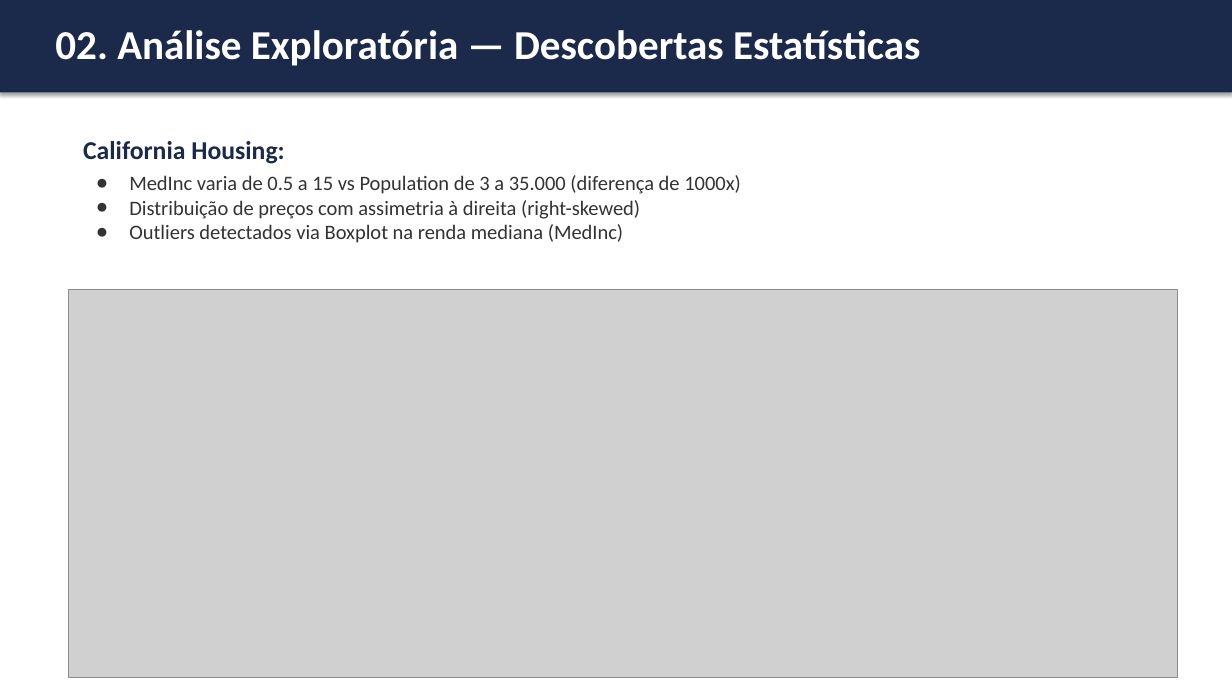
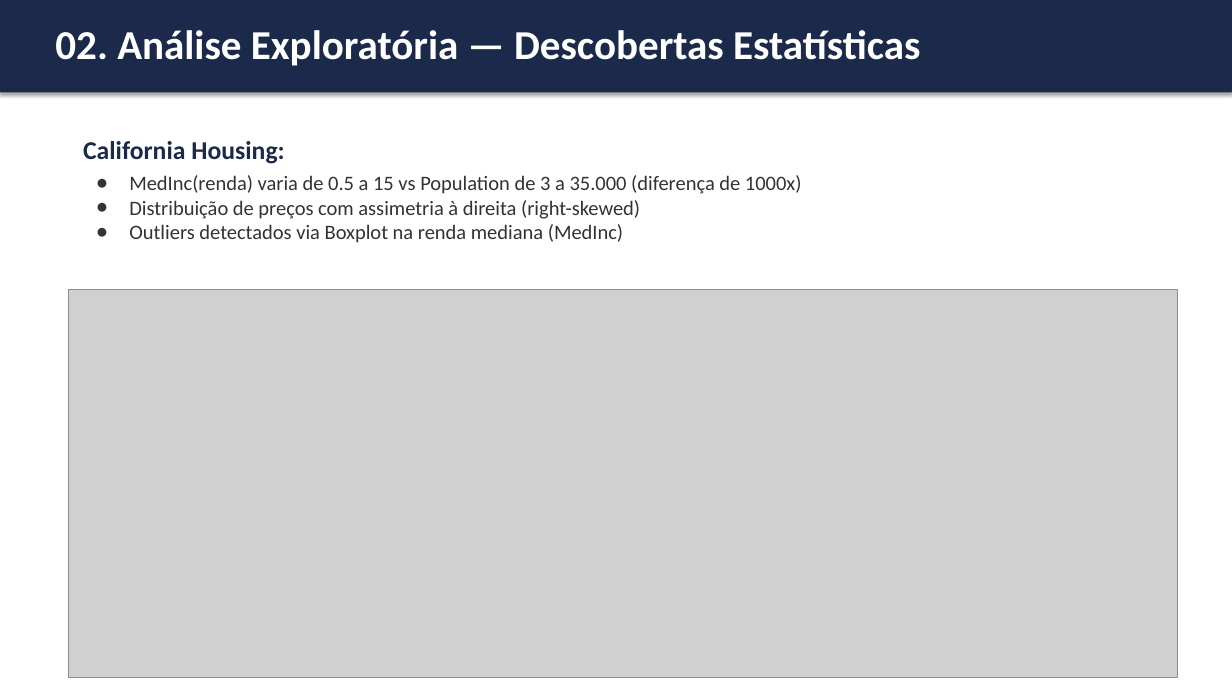
Before and after one commit to Jacsonrn/ufrn-dca3606-ml-comparative-analysis, a slide deck: slide 6 of Apresentacao_Projeto_ML.pptx. Drawn at 1232x693 pixels with LibreOffice and Linux fonts; fonts in the diff are those of the drawing; grey boxes stand for pictures. Boxes give left, top, right and bottom in pixels: in the first picture for what was removed or moved away, otherwise in the second. Text is boxed around its words. In the diff, an @@ line names an element or a change of style, - is before the commit and + after.

```diff
--- a/Apresentacao_Projeto_ML.pptx
+++ b/Apresentacao_Projeto_ML.pptx
@@ text at box(129, 175, 802, 194): text changed @@
-● MedInc varia de 0.5 a 15 vs Population de 3 a 35.000 (diferença de 1000x)
+● MedInc(renda) varia de 0.5 a 15 vs Population de 3 a 35.000 (diferença de 1000x)
```
Also in this commit, not shown: 2 other slides changed.
